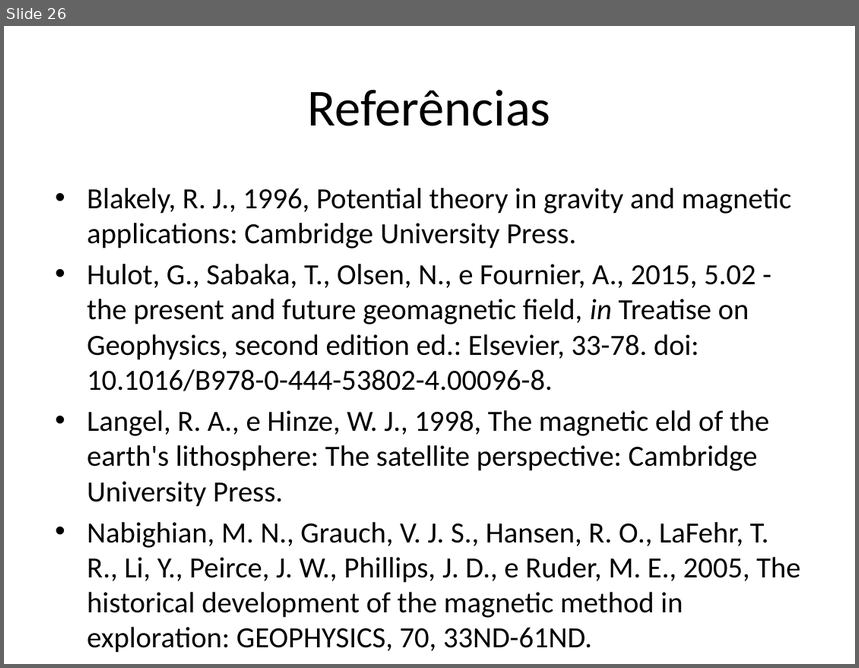
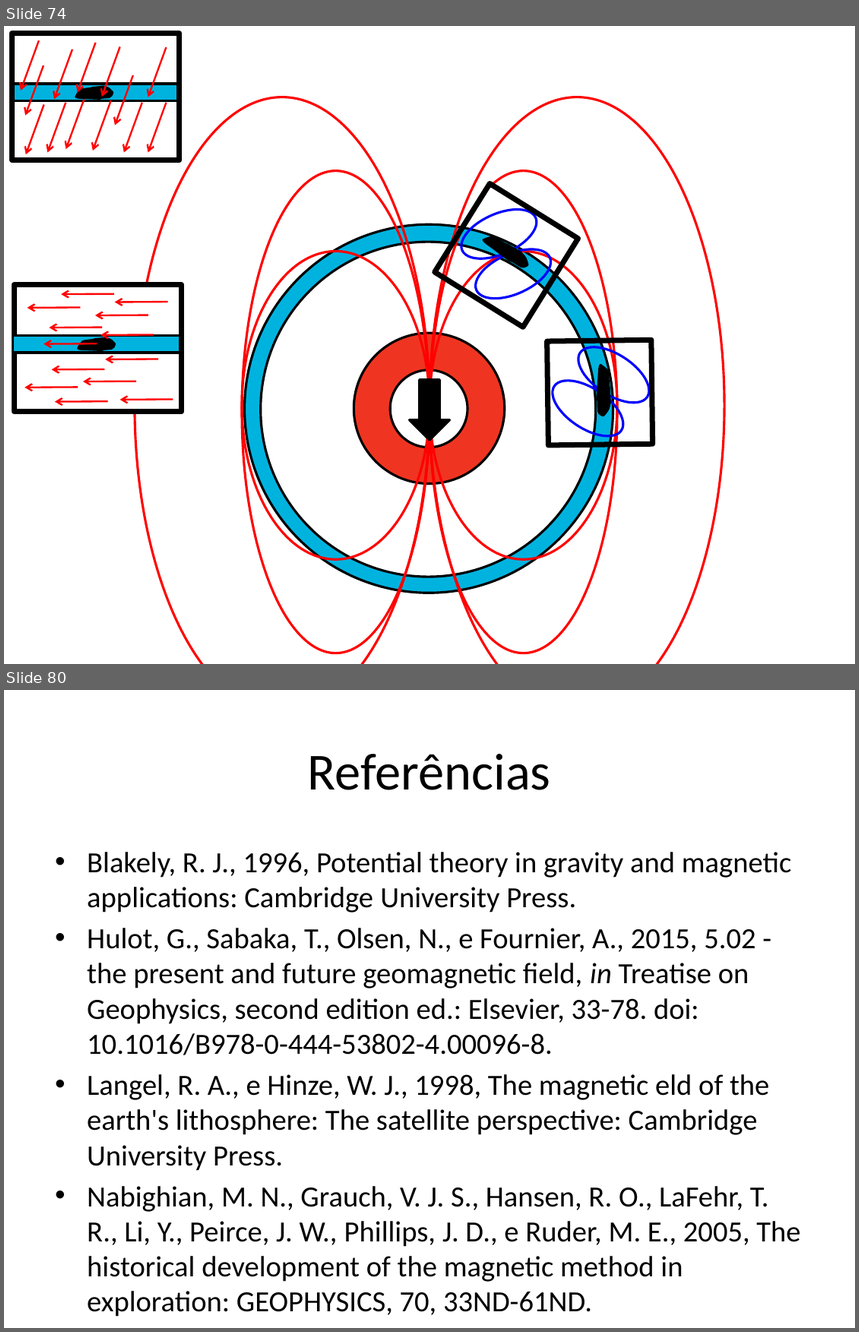
Before and after one commit to pinga-lab/CE-VII-SimBGf-2016, a slide deck: slides/4_anomalia_campo_total.pptx. Shown one above the other, each under a label of ours: slide 26 before the commit, slides 74 and 80 after it; the slides between them are not shown. The pictures are 859x668 and 859x1332 pixels, drawn with LibreOffice and Linux fonts; fonts in the diff are those of the drawing. Boxes give left, top, right and bottom in pixels: in the first picture for what was removed or moved away, otherwise in the second. Text is boxed around its words. In the diff, an @@ line names an element or a change of style, - is before the commit and + after.

```diff
--- a/slides/4_anomalia_campo_total.pptx
+++ b/slides/4_anomalia_campo_total.pptx
@@ slide 74 added at box(4, 26, 855, 664), background #FFFFFF @@
@@ group added at box(11, 33, 180, 160): 13 arrows, 2 rectangles, 1 freeform shape @@
@@ group added at box(434, 183, 578, 327): 2 ellipses, 1 freeform shape, 1 rectangle @@
@@ ellipse added at box(245, 224, 614, 593), fill #00B3DF, outline #000000 2 pt @@
@@ ellipse added at box(261, 242, 597, 578), fill #FFFFFF, outline #000000 2 pt @@
@@ rectangle added at box(14, 284, 182, 411), fill #FFFFFF, outline #000000 4.5 pt @@
@@ rectangle added at box(12, 336, 180, 353), fill #00B3DF, outline #000000 2 pt @@
@@ freeform shape added at box(78, 337, 115, 352), fill #000000, outline #000000 2 pt @@
@@ ellipse added at box(354, 333, 505, 484), fill #EF3521, outline #000000 2 pt @@
@@ group added at box(544, 336, 658, 447): 2 ellipses, 1 freeform shape, 1 rectangle @@
@@ ellipse added at box(390, 370, 468, 447), fill #FFFFFF, outline #000000 2 pt @@
@@ group added at box(135, 97, 724, 664): 6 ellipses, 1 down arrow @@
@@ group added at box(25, 294, 173, 402): 13 arrows @@
@@ what was slide 26 is now slide 80 @@
```
Also in this commit, not shown: 9 slides changed, 53 other slides added, 2 other files.
